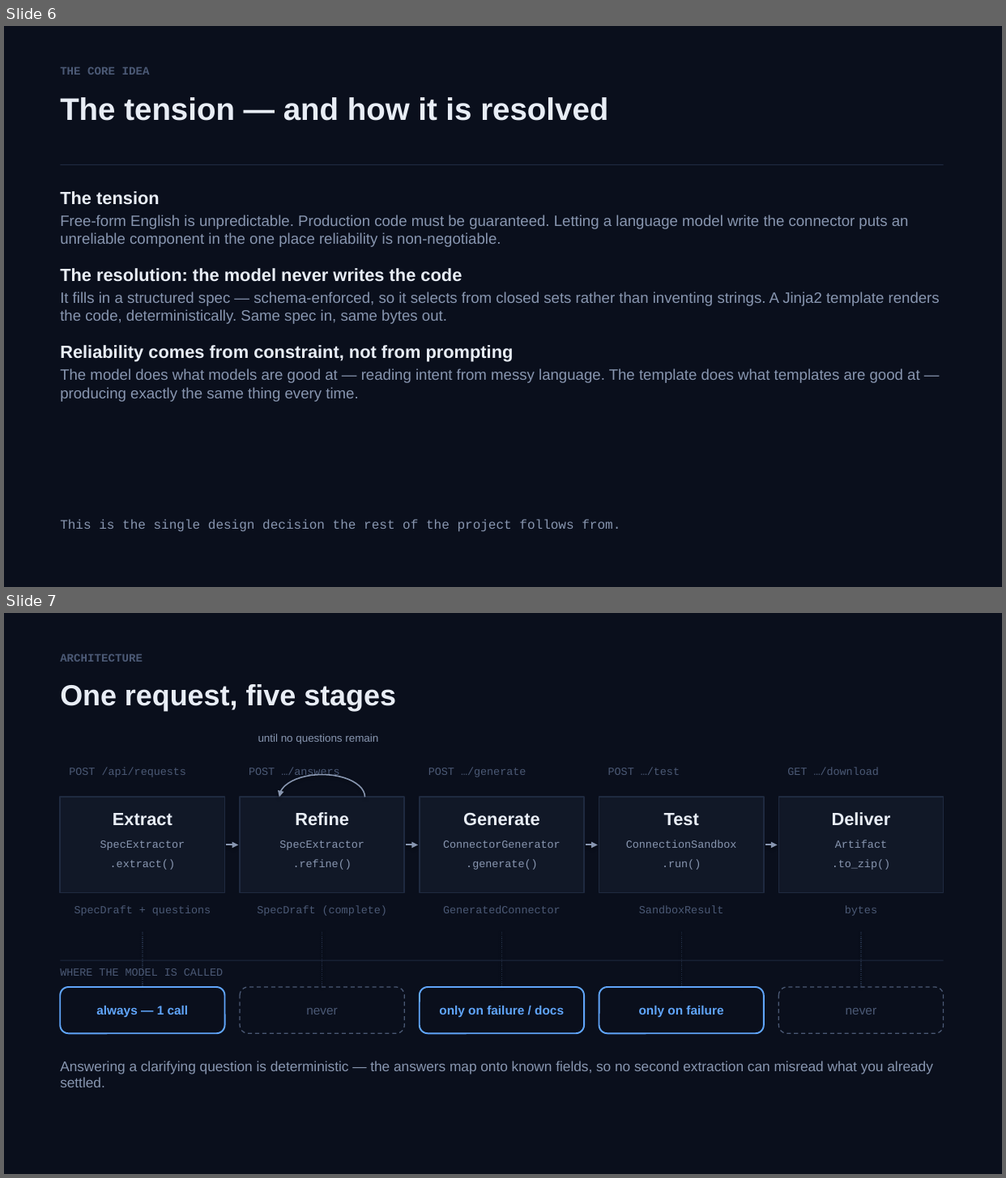
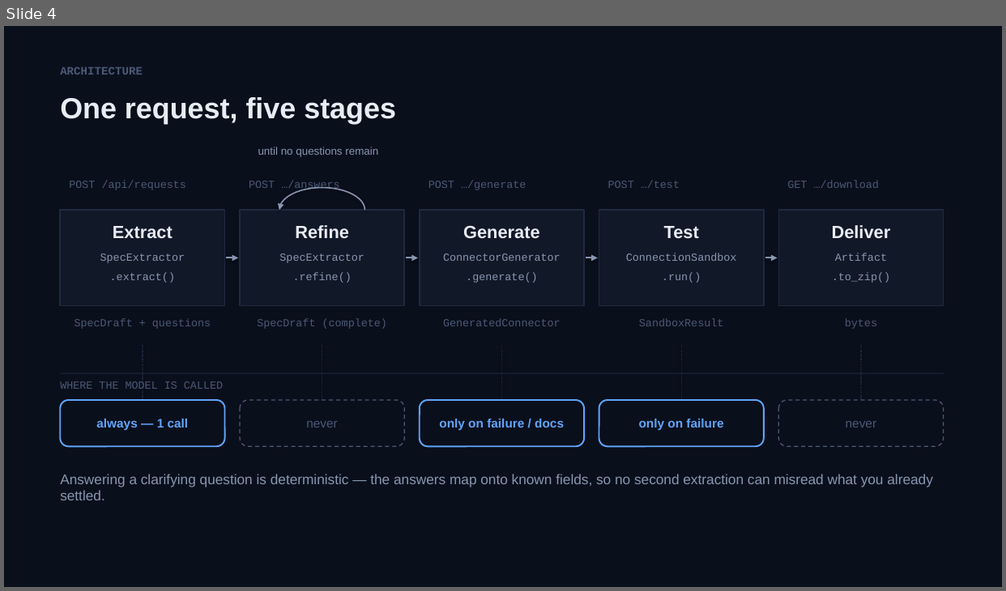
Before and after one commit to SKRejaulKarim04/data-source-onboarding-agent, a slide deck: docs/Data-Source-Onboarding-Agent.pptx. Shown one above the other, each under a label of ours: slides 6 and 7 before the commit, slide 4 after it. The pictures are 1006x1178 and 1006x591 pixels, drawn with LibreOffice and Linux fonts; fonts in the diff are those of the drawing. Boxes give left, top, right and bottom in pixels: in the first picture for what was removed or moved away, otherwise in the second. Text is boxed around its words. In the diff, an @@ line names an element or a change of style, - is before the commit and + after.

```diff
--- a/docs/Data-Source-Onboarding-Agent.pptx
+++ b/docs/Data-Source-Onboarding-Agent.pptx
@@ slide 6 removed at <box>4,26,1002,587</box>, background #FFFFFF @@
@@ rectangle removed at <box>4,26,1002,587</box> @@
@@ text removed at <box>60,67,150,75</box> @@
-THE CORE IDEA
@@ text removed at <box>60,97,608,121</box> @@
-The tension — and how it is resolved
@@ rectangle removed at <box>60,165,944,165</box> @@
@@ text removed at <box>60,191,940,402</box> @@
-The tension
-Free-form English is unpredictable. Production code must be guaranteed. Letting a language model write the connector puts an unreliable component in the one place reliability is non-negotiable.
-The resolution: the model never writes the code
-It fills in a structured spec — schema-enforced, so it selects from closed sets rather than inventing strings. A Jinja2 template renders the code, deterministically. Same spec in, same bytes out.
-Reliability comes from constraint, not from prompting
-The model does what models are good at — reading intent from messy language. The template does what templates are good at — producing exactly the same thing every time.
@@ text removed at <box>60,519,620,532</box> @@
-This is the single design decision the rest of the project follows from.
@@ what was slide 7 is now slide 4 @@
```
Also in this commit, not shown: 6 slides changed, 9 other slides removed, 2 other files.
